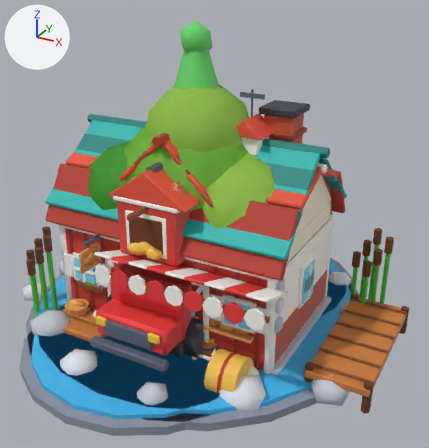
The glTF model public/assets/models/farm-kit.glb as it was, and as the next commit left it.
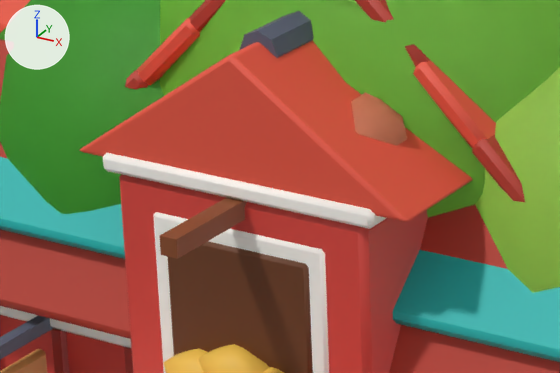
Each version appears first whole from a 50 mm lens placed at (5.45, -9.25, 6.72), pointed at (0.36, 0.0, 2.09), and next in a close-up on the part from 21% to 52% of the width and 36% to 55% of the height. The lights are fixed; the arrows at upper left show +X, +Y and +Z. The last two pictures show the newer version.

The scene before the commit, as lines of its bpy script (objects in view):
```python
me_mesh_31 = bpy.data.meshes.new('Mesh_31')
me_mesh_31.from_pydata(...)  # 1816 vertices, 3288 faces; spans x -1.43..2.03, y -1.74..1.34, z -0.01..4.12
me_mesh_31.materials.append(mat_vc)
me_mesh_32 = bpy.data.meshes.new('Mesh_32')
me_mesh_32.from_pydata(...)  # 1734 vertices, 3224 faces; spans x -2.52..2.52, y -2.29..1.56, z -0.02..4.42
me_mesh_32.materials.append(mat_vc)
me_mesh_40 = bpy.data.meshes.new('Mesh_40')
me_mesh_40.from_pydata(...)  # an 8-sided cut cone along z (radius 0.4 at the low end, 0.28 at the high end) spanning x -0.4..0.4, y -0.4..0.4, z 0.0..2.4; an 8-sided cut cone along z (radius 0.58 at the low end, 0.4 at the high end) spanning x -0.58..0.58, y -0.58..0.58, z 0.0..0.25; an icosphere of 80 faces spanning x -1.43..1.43, y -1.5..1.5, z 1.62..4.38; an icosphere of 80 faces spanning x 0.1..2.2, y -1.4..0.8, z 1.69..3.71; an icosphere of 80 faces spanning x -2.15..-0.05, y -1.5..0.7, z 1.64..3.66; an icosphere of 80 faces spanning x -0.85..1.25, y 0.0..2.2, z 1.69..3.71; an icosphere of 80 faces spanning x -0.85..1.05, y -1.1..0.9, z 2.98..4.82
me_mesh_40.materials.append(mat_vc)
ob_bakery = bpy.data.objects.new('bakery', me_mesh_32)
ob_bakery.location = (0.0, 0.0, 0.0)
ob_cute_round = bpy.data.objects.new('cute_round', me_mesh_40)
ob_cute_round.location = (0.0, 0.0, 0.0)
ob_feed_mill = bpy.data.objects.new('feed_mill', me_mesh_31)
ob_feed_mill.location = (0.0, 0.0, 0.0)
# also in view: 'cute_peach' at (0.02, 0.32, 2.41); 'cow_barn' at (0.0, -0.37, 2.38)
```
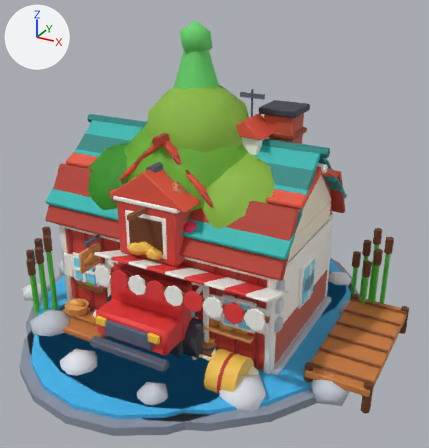
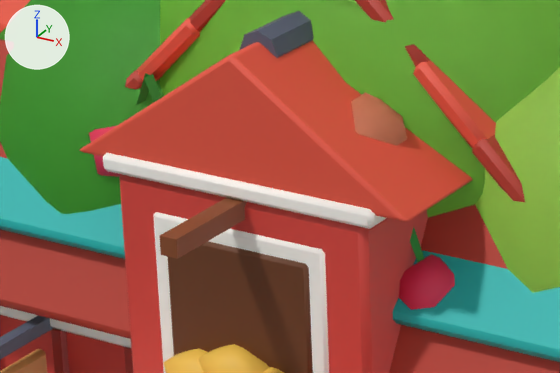
Patch to the scene script:
```diff
--- a/public/assets/models/farm-kit.glb.py
+++ b/public/assets/models/farm-kit.glb.py
@@ me_mesh_53 @@
+me_mesh_53.from_pydata(...)  # 487 vertices, 820 faces; spans x -2.15..2.2, y -1.54..2.2, z 0.0..4.82
+me_mesh_53.materials.append(mat_vc)
@@ ob_cute_cherry @@
+ob_cute_cherry = bpy.data.objects.new('cute_cherry', me_mesh_53)
+ob_cute_cherry.location = (0.0, 0.0, 0.0)
```

Changed parts and their boxes (x1, y1, x2, y2) in the close-ups (560 x 373 px):
'cute_cherry', added (mostly hidden): after (89, 73, 455, 310)
